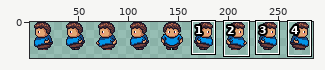
Sprite sheet -- public/assets/dude_m.png. Above, an overview of the earlier version with the close-up marked.
Close-up. Before the commit:
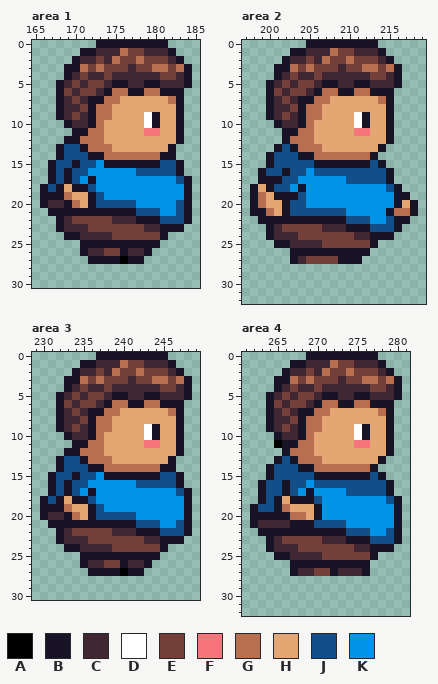
The file is 1152x192 pixels, drawn in blocks of 4x4; one block is one cell here. Shown: area 1: x 165..185, y 0..30; area 2: x 197..219, y 0..32; area 3: x 229..249, y 0..30; area 4: x 261..281, y 0..32. The wide view leaves out empty margins. The commit also changed other parts of the picture, which this record leaves out.
Palette (. is transparent): A #000000  B #181425  C #3f2832  D #ffffff  E #743f39  F #f6757a  G #b86f50  H #e4a672  J #124e89  K #0095e9
Pixels before, area 1, first column x 166:
 0 .......BBBBBBBBB...
 1 .....BBCCCGEECCCB..
 2 ....BCCECGEEGEEECB.
 3 ...BBGEGEEECEEGGEGB
 4 ...BCECCECCCCCCEECB
 5 ..BCECEECBBCCBBCCCB
 6 ..BECEECBGGBBGGBBB.
 7 ..BCECBBGGHHHHHHGB.
 8 ..BCCEBGGHHHHHHHHB.
 9 ..BCECBGGHHHHDBHHB.
10 ...BCCBGHHHHHDBHHB.
11 ....BBGGHHHHHFFHHB.
12 ...BBGGGHHHHHHHHHB.
13 ..BJJBGGGHHHHHHHB..
14 ..BJJJBBGGGGGGGBB..
15 .BJJBJJKBBBBBBBJJB.
16 .BJBJJKKKKKKJJJJJB.
17 .BJBJKBKKKKKKKKKKJB
18 BJBHBBJKKKKKKKKKKKB
19 BBBGHHBJKKKKKKKKKKB
20 BCCBGHBJJJJJKKKKKJB
21 .BBBBBBBBBBBJJJKKJB
22 ..BCEEEEECCCBBBJJJB
23 ..BCCCEEEEEEECCBBB.
24 ...BBCCCCEEEEEEB...
25 .....BBBBBBBBBB....
26 .....BCCEEBCCB.....
27 ......BBBBABB......
Pixels before, area 2, first column x 198:
 0 .......BBBBBBBBB.....
 1 .....BBCCCGEECCCB....
 2 ....BCCECGEEGEEECB...
 3 ...BBGEGEEECEEGGEGB..
 4 ...BCECCECCCCCCEECB..
 5 ..BCECEECBBCCBBCCCB..
 6 ..BECEECBGGBBGGBBB...
 7 ..BCECBBGGHHHHHHGB...
 8 ..BCCEBGGHHHHHHHHB...
 9 ..BCECBGGHHHHDBHHB...
10 ...BCCBGHHHHHDBHHB...
11 ....BBGGHHHHHFFHHB...
12 ....BGGGHHHHHHHHHB...
13 ...BJBGGGHHHHHHHB....
14 ..BJJJBBGGGGGGGB.....
15 ..BJJJJJBBBBBBBJB....
16 .BJJBJJKJJJJJJJJJB...
17 .BBBJJKKKKKKJJJJJB...
18 BHBJJKBKKKKKKKKKKJB..
19 BGHBBBJKKKKKKKKKKKBB.
20 BGHHBJJKKKKKKKKKKKBHB
21 BBGHBJJJJJJJKKKKKBGGB
22 .BBBBBBBBBBBJJJKKJBB.
23 ..BCEEEEECCCBBBJJJB..
24 ..BCCCEEEEEEECCBBB...
25 ...BBCCCCEEEEEEB.....
26 .....BBBBBBBBBB......
27 .....BCEEEEBBB.......
Pixels before, area 3, first column x 230:
 0 .......BBBBBBBBB...
 1 .....BBCCCGEECCCB..
 2 ....BCCECGEEGEEECB.
 3 ...BBGEGEEECEEGGEGB
 4 ...BCECCECCCCCCEECB
 5 ..BCECEECBBCCBBCCCB
 6 ..BECEECBGGBBGGBBB.
 7 ..BCECBBGGHHHHHHGB.
 8 ..BCCEBGGHHHHHHHHB.
 9 ..BCECBGGHHHHDBHHB.
10 ...BCCBGHHHHHDBHHB.
11 ....BBGGHHHHHFFHHB.
12 ...BBGGGHHHHHHHHHB.
13 ..BJJBGGGHHHHHHHB..
14 ..BJJJBBGGGGGGGBB..
15 .BJJBJJKBBBBBBBJJB.
16 .BJBJJKKKKKKJJJJJB.
17 .BJBJKBKKKKKKKKKKJB
18 BJBHBBJKKKKKKKKKKKB
19 BBBGHHBJKKKKKKKKKKB
20 BCCBGHBJJJJJKKKKKKB
21 .BBBBBBBBBBBJJJKKJB
22 ..BCEEEEECCCBBBJJJB
23 ..BCCCEEEEEEECCBBB.
24 ...BBCCCCEEEEEEB...
25 .....BBBBBBBBBB....
26 .....BCCEEBCCB.....
27 ......BBBBABB......
Pixels before, area 4, first column x 262:
 0 .......BBBBBBBBB...
 1 .....BBCCCGEECCCB..
 2 ....BCCECGEEGEEECB.
 3 ...BBGEGEEECEEGGEGB
 4 ...BCECCECCCCCCEECB
 5 ..BCECEECBBCCBBCCCB
 6 ..BECEECBGGBBGGBBB.
 7 ..BCECBBGGHHHHHHGB.
 8 ..BCCEBGGHHHHHHHHB.
 9 ..BCECBGGHHHHDBHHB.
10 ...BCCBGHHHHHDBHHB.
11 ...ABBGGHHHHHFFHHB.
12 ....BGGGHHHHHHHHHB.
13 ...BJBGGGHHHHHHHB..
14 ..BJJJBBGGGGGGGB...
15 ..BJJJJJBBBBBBBJB..
16 .BJJBJJKJJJJJJJJJB.
17 .BJJBJKBKKKKJJJJJB.
18 .BJBHBBBJKKKKKKKKJB
19 BJJBGHHHBKKKKKKKKKB
20 BBBBBGGHBKKKKKKKKKB
21 BCCCCBBBJJJJKKKKKKB
22 .BBBBBBBBBBBJJJKKJB
23 ..BCEEEEECCCBBBJJJB
24 ..BCCCEEEEEEECCBBB.
25 ...BBCCCCEEEEEEB...
26 .....BBBBBBBBBB....
27 .....BCCEEBCCCB....
New version:
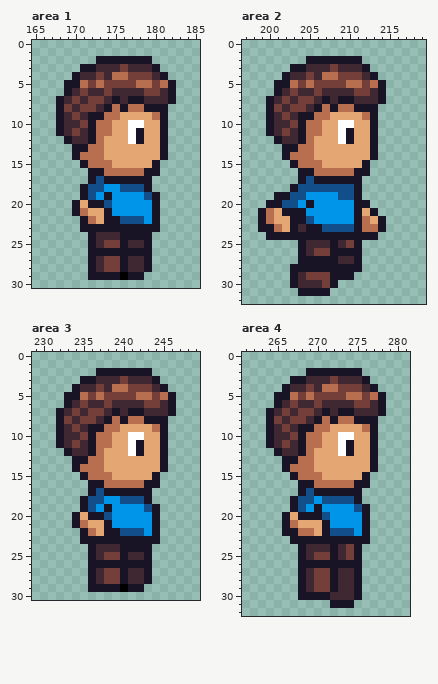
Difference:
Changed rows in their new state; - is an unchanged pixel.
Area 1:
first column x 166:
 0 -------.........---
 1 -----............--
 2 ----...BBBBBBB....-
 3 ---..BBCCC--CCB....
 4 ---.BC-ECGGEEE-B...
 5 --.BBG-GEEEEGGEGB..
 6 --.B--C-ECCCCEEC-.-
 7 ------EECBCBBCCCB.-
 8 ---E--ECBGBGGBBB..-
 9 -------B-G---HGB..-
10 --BC-E--G--DDHHB..-
11 --BCECB-G--DBHHB..-
12 ----CCB----DB--B..-
13 --..B---H------B.--
14 --..BGGGHHHHHHH-.--
15 -....BGGGHHHHH-...-
16 -.....BBGGGGGBB...-
17 -.....-JBBBBBB.....
18 .....--J--JJJB.....
19 .....BJKB----JB....
20 ....B--B-KKK--B....
21 -...-GHH-KKKKKB....
22 --...BGHBBJJJK-....
23 --...BBBBBBBBBB...-
24 ---...B--CBBBB..---
25 -----.-CEE-CC-.----
26 -----.BBBB-BB------
27 -------CEEBCCB-----
28 ------BCEEBCCB-----
29 ------BBBBABB------
Area 2:
first column x 198:
 0 -------.........-----
 1 -----............----
 2 ----...BBBBBBB....---
 3 ---..BBCCC--CCB....--
 4 ---.BC-ECGGEEE-B...--
 5 --.BBG-GEEEEGGEGB..--
 6 --.B--C-ECCCCEEC-.---
 7 ------EECBCBBCCCB.---
 8 ---E--ECBGBGGBBB..---
 9 -------B-G---HGB..---
10 --BC-E--G--DDHHB..---
11 --BCECB-G--DBHHB..---
12 ---BCCB----DB--B..---
13 ---.B---H------B.----
14 --..BGGGHHHHHHH------
15 --...BGGGHHHHH-..----
16 -.....BBGGGGGBB...---
17 -.....BJBBBBBB....---
18 .....BJJJJJJJB.....--
19 ...--J-----JJB......-
20 ..BBJ-KB-----BB......
21 .----BBKKKKK-BHB.....
22 --GHH--JKKKKKBGHB...-
23 -B-GHBCBBJJJJ-GGB..--
24 ---BBBBBBBBBBBB-..---
25 ---...B--CBC-B..-----
26 -----.-CEE----.------
27 -----.BBBBBCC--------
28 -----BBBBBBBBB-------
29 -----BCEEEBBB--------
30 -----BCCCEB----------
31 ------BBBB-----------
Area 3:
first column x 230:
 0 -------.........---
 1 -----............--
 2 ----...BBBBBBB....-
 3 ---..BBCCC--CCB....
 4 ---.BC-ECGGEEE-B...
 5 --.BBG-GEEEEGGEGB..
 6 --.B--C-ECCCCEEC-.-
 7 ------EECBCBBCCCB.-
 8 ---E--ECBGBGGBBB..-
 9 -------B-G---HGB..-
10 --BC-E--G--DDHHB..-
11 --BCECB-G--DBHHB..-
12 ----CCB----DB--B..-
13 --..B---H------B.--
14 --..BGGGHHHHHHH-.--
15 -....BGGGHHHHH-...-
16 -.....BBGGGGGBB...-
17 -.....-JBBBBBB.....
18 .....--J--JJJB.....
19 .....BJKB----JB....
20 ....B--B-KKK--B....
21 -...-GHH-KKKKKB....
22 --...BGHBBJJJK-....
23 --...BBBBBBBBBB...-
24 ---...B--CBBBB..---
25 -----.-CEE-CC-.----
26 -----.BBBB-BB------
27 -------CEEBCCB-----
28 ------BCEEBCCB-----
29 ------BBBBABB------
Area 4:
first column x 262:
 0 -------.........---
 1 -----............--
 2 ----...BBBBBBB....-
 3 ---..BBCCC--CCB....
 4 ---.BC-ECGGEEE-B...
 5 --.BBG-GEEEEGGEGB..
 6 --.B--C-ECCCCEEC-.-
 7 ------EECBCBBCCCB.-
 8 ---E--ECBGBGGBBB..-
 9 -------B-G---HGB..-
10 --BC-E--G--DDHHB..-
11 --BCECB-G--DBHHB..-
12 ---BCCB----DB--B..-
13 ---.B---H------B.--
14 --..BGGGHHHHHHH----
15 --...BGGGHHHHH-..--
16 -.....BBGGGGGBB...-
17 -.....BJBBBBBB....-
18 -....-JJKJJJJB.....
19 .....BJK-----JB....
20 ....-HBB-J----B....
21 ....BGHHHBKK--B....
22 -...--GGH-JJ-KB....
23 --...BBBBBBB---....
24 --....BCCCBC-B....-
25 ---...B-E-BC-B..---
26 -----.--------.----
27 -----.B------B.----
28 ------BCEEBCCB-----
29 ------BCEEBCCB-----
30 ------BBBBCCCB-----
31 ----------BBB------
Boxes around the changes in both close-ups, in picture pixels (x1, y1, x2, y2):
changed: (40, 40, 192, 280)
changed: (250, 40, 418, 296)
changed: (40, 352, 192, 592)
changed: (250, 352, 402, 608)
